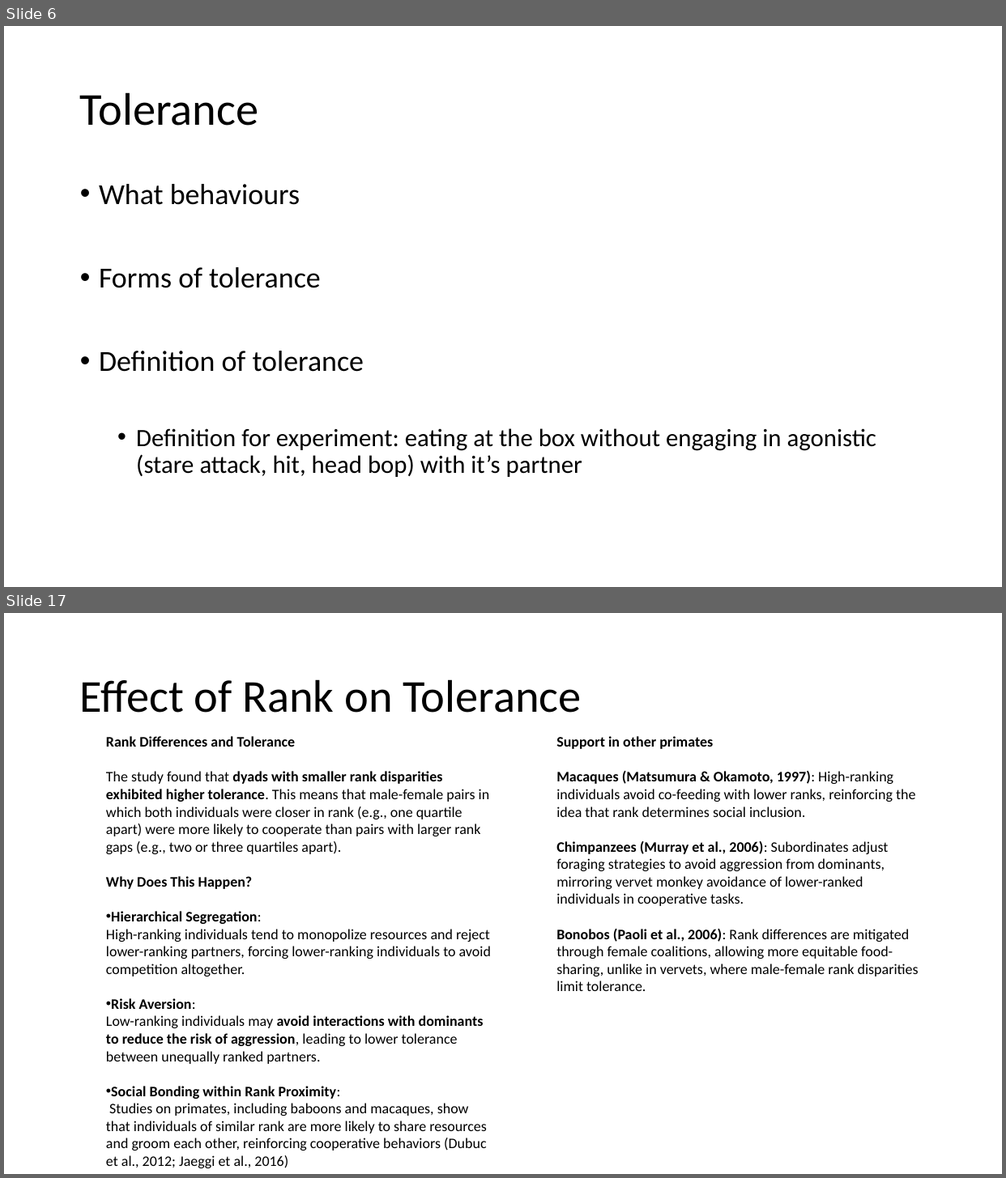
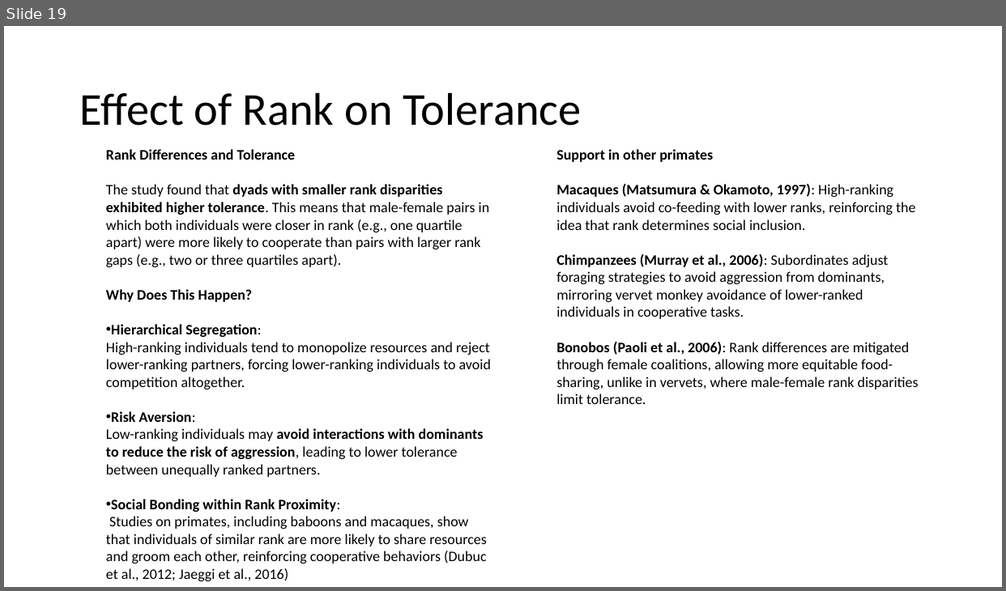
Before and after one commit to Makipurple3/IVPToleranceBex2223, a slide deck: M.AungKyaw_MaleFemaleToleranceInWildVervetMonkeys_Thesis.pptx. Shown one above the other, each under a label of ours: slides 6 and 17 before the commit, slide 19 after it; the slides between them are not shown. The pictures are 1006x1178 and 1006x591 pixels, drawn with LibreOffice and Linux fonts; fonts in the diff are those of the drawing. Boxes give left, top, right and bottom in pixels: in the first picture for what was removed or moved away, otherwise in the second. Text is boxed around its words. In the diff, an @@ line names an element or a change of style, - is before the commit and + after.

```diff
--- a/M.AungKyaw_MaleFemaleToleranceInWildVervetMonkeys_Thesis.pptx
+++ b/M.AungKyaw_MaleFemaleToleranceInWildVervetMonkeys_Thesis.pptx
@@ slide 6 removed at [4,26,1002,587], background #FFFFFF @@
@@ title removed at [80,92,258,126] @@
-Tolerance
@@ text removed at [99,184,876,477] @@
-• What behaviours
-• Forms of tolerance
-• Definition of tolerance
-  • Definition for experiment: eating at the box without engaging in agonistic (stare attack, hit, head bop) with it’s partner
@@ what was slide 17 is now slide 19 @@
```
Also in this commit, not shown: 8 slides changed, 14 slides added, 14 other slides removed, 1 other file.
